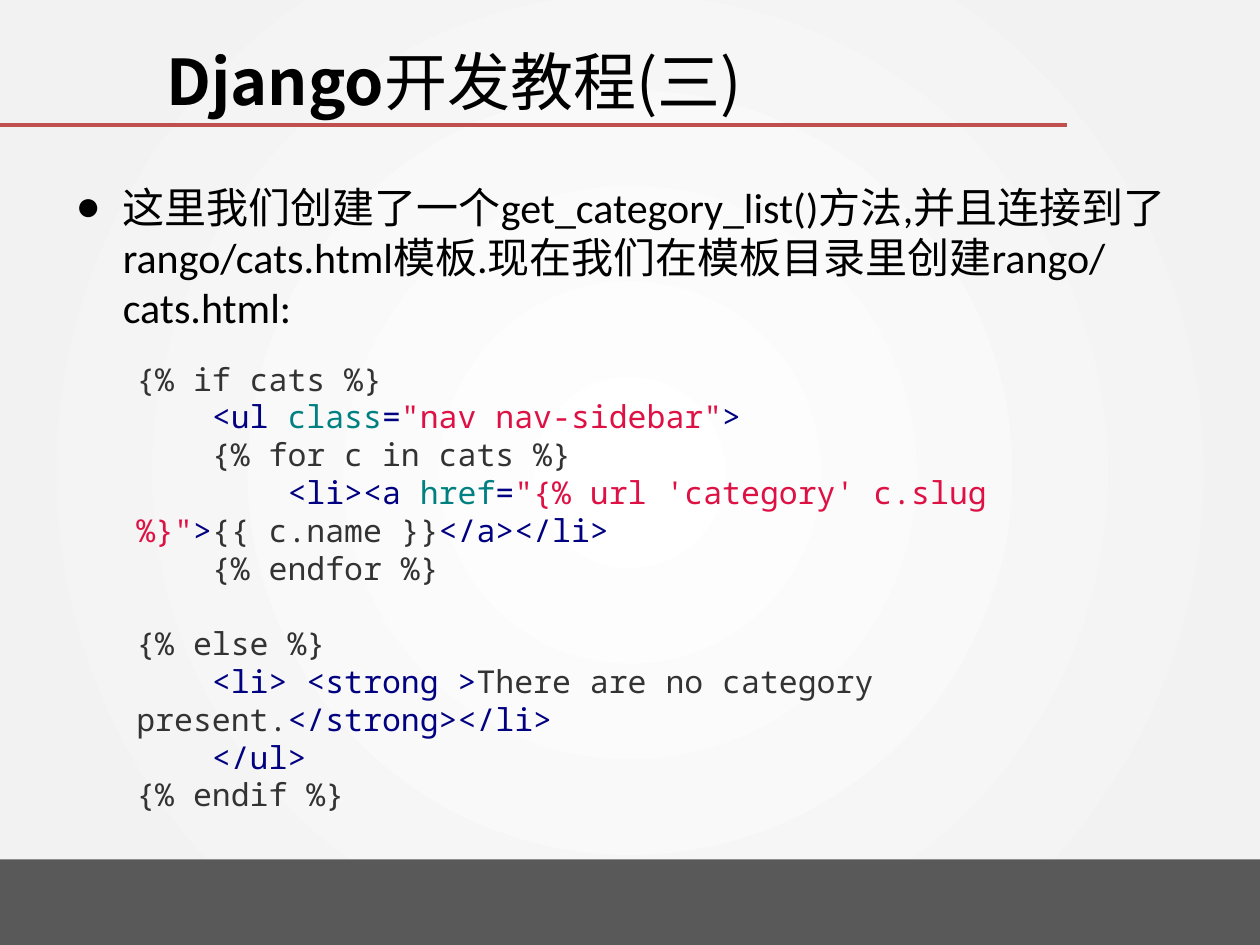
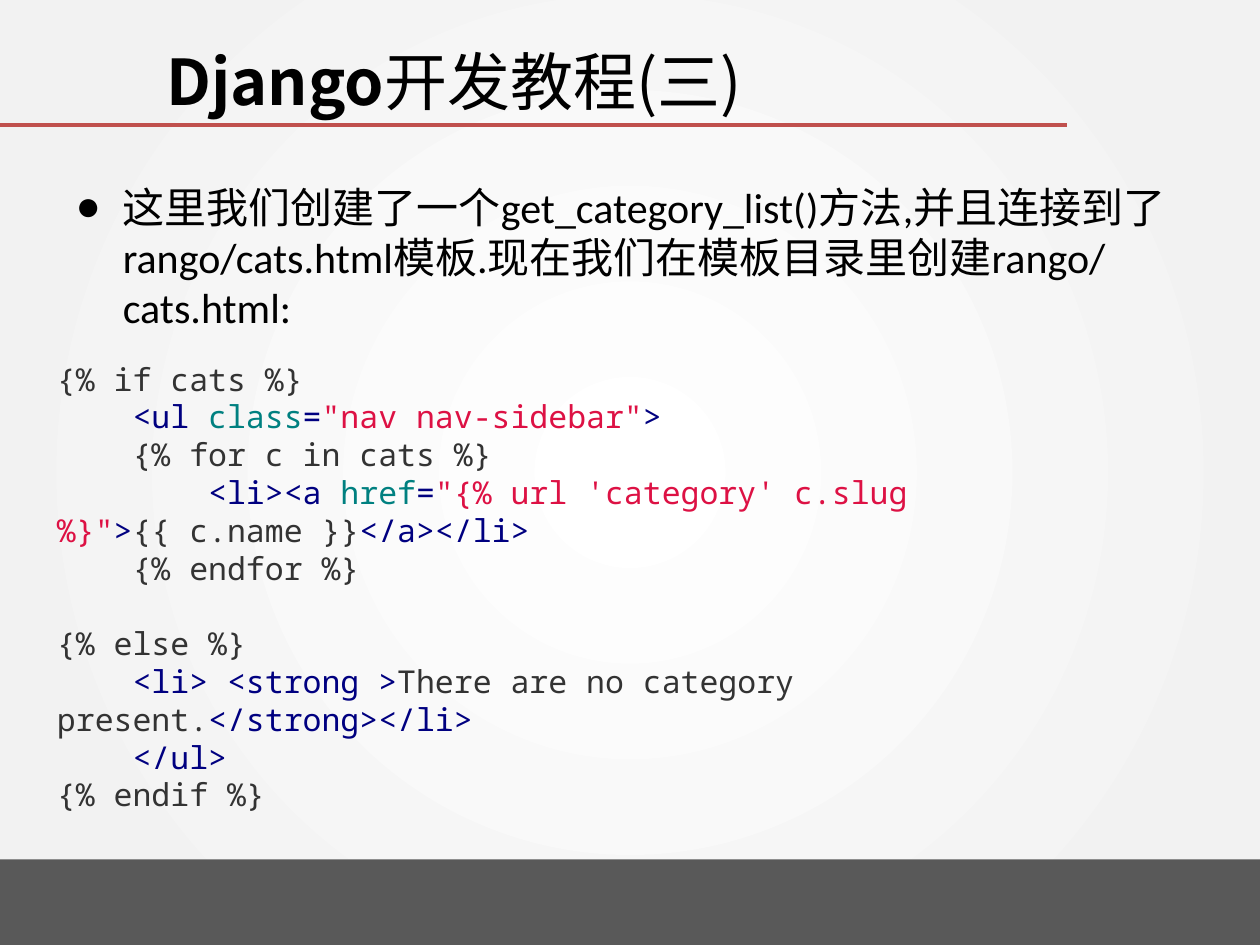
Before and after one commit to wangjin0818/Creative_Experiment, a slide deck: slide 35 of week 10/Tango with Django - III.pptx (slide 34 before the commit). Drawn at 1260x945 pixels with LibreOffice and Linux fonts; fonts in the diff are those of the drawing; background and template pictures are left out. Boxes give left, top, right and bottom in pixels: in the first picture for what was removed or moved away, otherwise in the second. Text is boxed around its words. In the diff, an @@ line names an element or a change of style, - is before the commit and + after.

```diff
--- a/week 10/Tango with Django - III.pptx
+++ b/week 10/Tango with Django - III.pptx
@@ text "{% if cats %}" rewrapped from [136,367,986,807] to [57,367,907,739] @@
```
Also in this commit, not shown: 5 other slides changed, 16 slides added.
